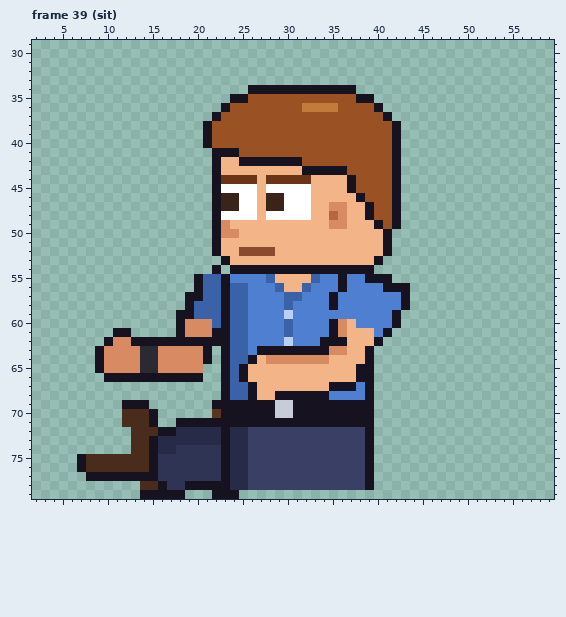
File history of a pixel-art file, sprites/custom/custom_intern_short_left_anim.aseprite. Above, as it was before the edit.
64x80 pixels, 129 frames. Shown: frame 39 (sit): x 2..59, y 29..79. The commit also changed other frames, which this record leaves out.
After the commit:
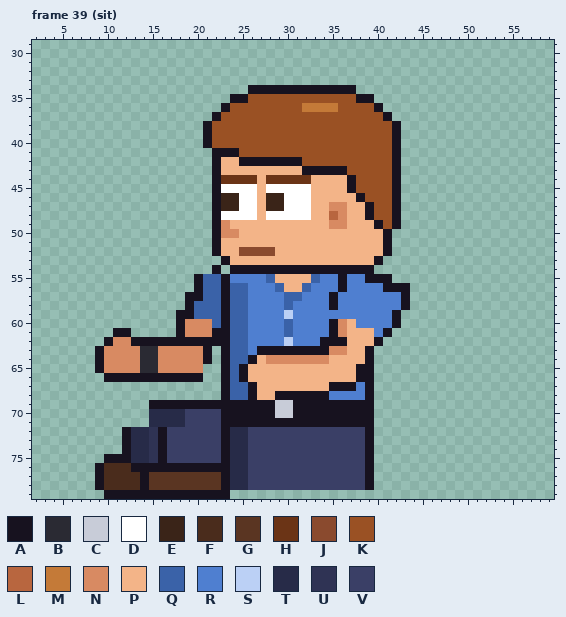
Palette (. is transparent): A #17121f  B #2a2a33  C #c8ccd8  D #ffffff  E #3a2418  F #4a2c1c  G #5a3522  H #6b3416  J #8a4a2e  K #9a5124  L #b8663f  M #c47a38  N #d88a62  P #f3b488  Q #3a62a8  R #4f7fd0  S #bbd0f5  T #272b48  U #2f3354  V #3a3f66
What changed:
--- frame 39 (sit), layers "Pants", "Shoes"
@@ x 5..26 @@
 68 ..................AQQA
-69 .......AAA.......AAAAA
-70 .......FFFA......GAAAA
-71 .......FFFA..AAAAAAAAA
-72 ........FFFAATTTTTATTV
-73 ........FFATTTTTTTATTV
-74 ........FFATTUUUUUATTV
-75 ..AFFFFFFFAUUUUUUUATTV
-76 ..AFFFFFFFAUUUUUUUATTV
-77 ...AAAAAAAAUUUUUUUATTV
-78 .........FFAUUAAAAATTV
-79 .........AAAAA...AAA..
+69 ..........AAAAAAAAAAAA
+70 ..........TTTTVVVVAAAA
+71 ..........TTTTVVVVAAAA
+72 .......ATTUAVVVVVVATTV
+73 .......ATTUAVVVVVVATTV
+74 .......ATTUAVVVVVVATTV
+75 .....AAATTUAVVVVVVATTV
+76 ....AFFFAAAAAAAAAAATTV
+77 ....AFFFFAGGGGGGGGATTV
+78 ....AFFFFAGGGGGGGGATTV
+79 .....AAAAAAAAAAAAAA...
